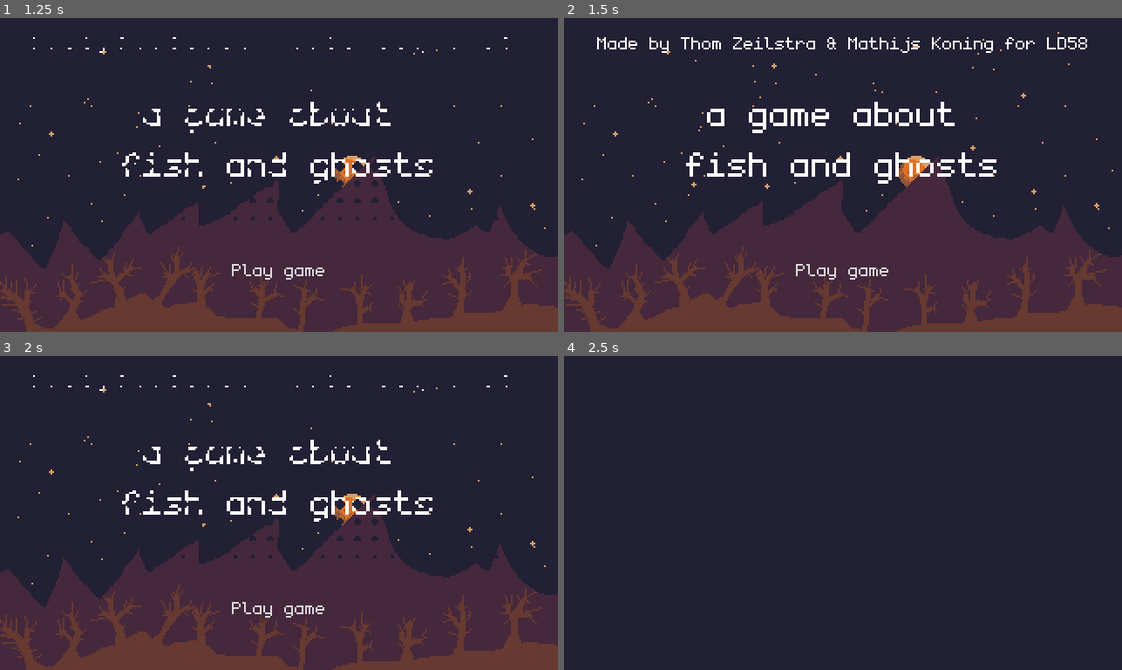
Above: before the commit, frames 1-4 (two rows, left to right).
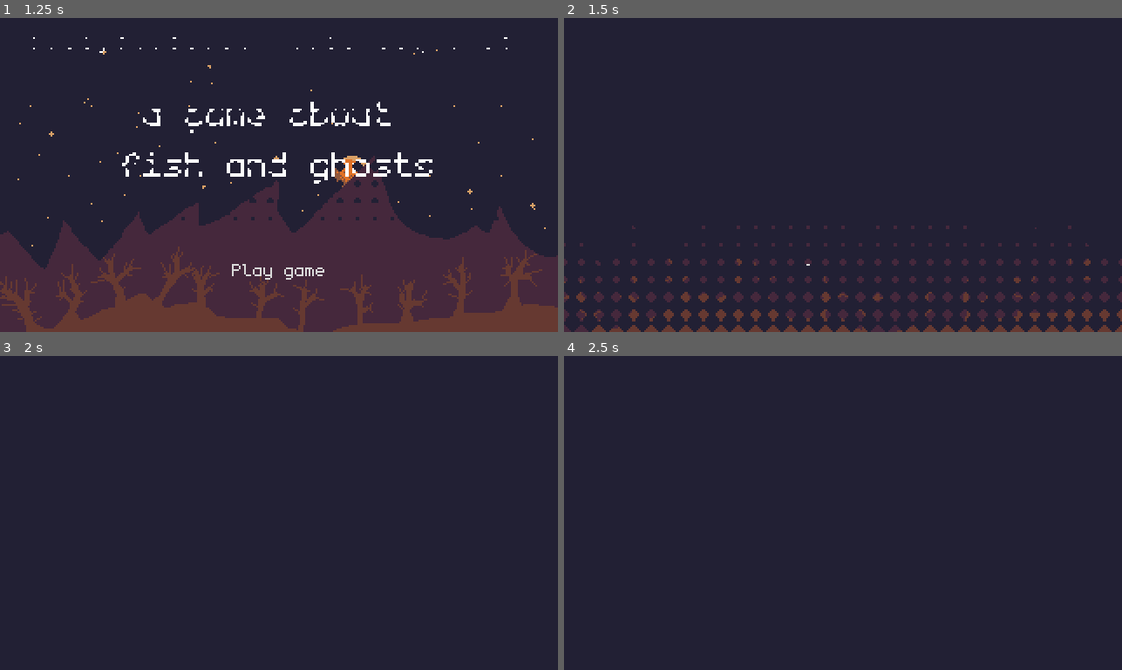
Above: after the commit, the same moments.

Repository: thomz12/LD58
Game: Godot game, scene res://scenes/game.tscn
The game is run twice, just before and just after one commit, with the same random seed, the same clock (stepped at 60 frames per second) and the same inputs.
Inputs:
- Up to frame 1 (1.25 s): click "Play game" at 0.5 s
- Up to frame 2 (1.5 s): click "Play game" at 1.25 s
- Up to frame 3 (2 s): no input
- Up to frame 4 (2.5 s): click "Play game" at 2 s

Frame 1 is identical in both runs. In frame 2, 33% of the frame differs, in the area x 0-100%, y 4-100%; in frame 3, 36%, in the area x 0-100%, y 6-100%; in frame 4, nothing differs.

Commit message:
Fix double start issue

Diff:
--- a/ld-58/scripts/game.gd
+++ b/ld-58/scripts/game.gd
@@ -4,6 +4,8 @@
 @onready var start_menu: Control = %StartMenu
 @onready var canvas_layer: CanvasLayer = $CanvasLayer
 @onready var transition_color_rect: ColorRect = %TransitionColorRect
+
+var is_loading := false
 
 func _ready() -> void:
 	get_tree().paused = true
@@ -15,6 +17,8 @@
 
 
 func _on_start_menu_game_start() -> void:
+	if is_loading: return
+	is_loading = true
 	await trans(0.0, 1.0, 90, true)
 	start_menu.queue_free()
 	await trans(1.0, 0.0, 270, true)
